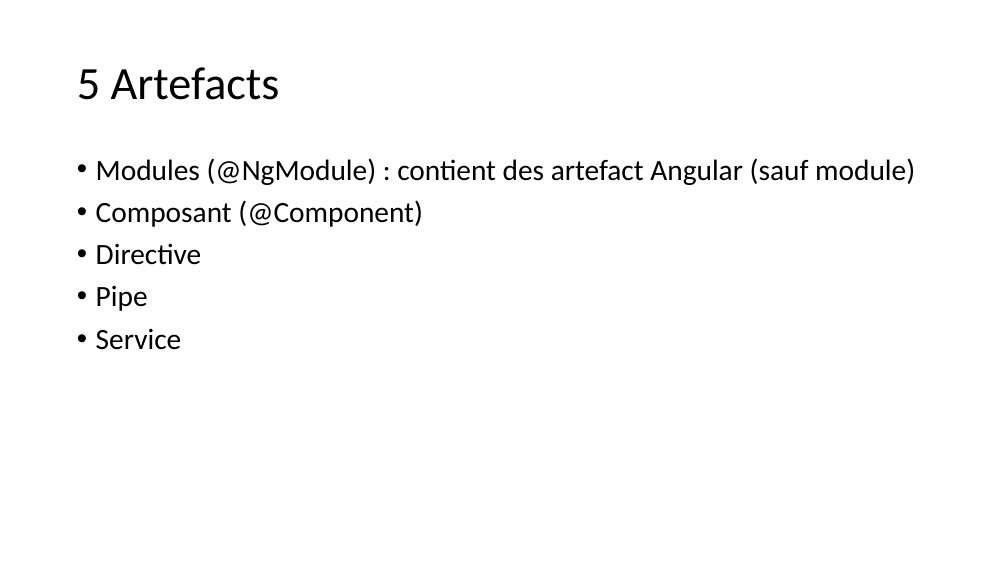
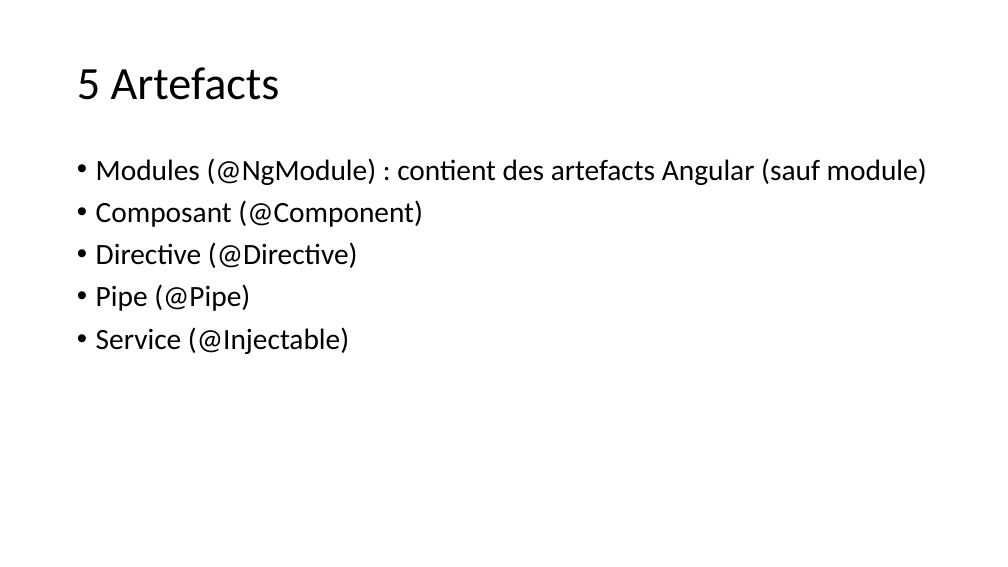
Before and after one commit to spaw3003/202205-formation-angular, a slide deck: slide 9 of notes.pptx. Drawn at 1008x567 pixels with LibreOffice and Linux fonts; fonts in the diff are those of the drawing. Boxes give left, top, right and bottom in pixels: in the first picture for what was removed or moved away, otherwise in the second. Text is boxed around its words. In the diff, an @@ line names an element or a change of style, - is before the commit and + after.

```diff
--- a/notes.pptx
+++ b/notes.pptx
@@ text at box(96, 158, 927, 185): text changed @@
-• Modules (@NgModule) : contient des artefact Angular (sauf module)
+• Modules (@NgModule) : contient des artefacts Angular (sauf module)
@@ text at box(96, 242, 358, 354): text changed @@
-• Directive
-• Pipe
-• Service
+• Directive (@Directive)
+• Pipe (@Pipe)
+• Service (@Injectable)
```
Also in this commit, not shown: 4 other slides changed, 16 slides added.
